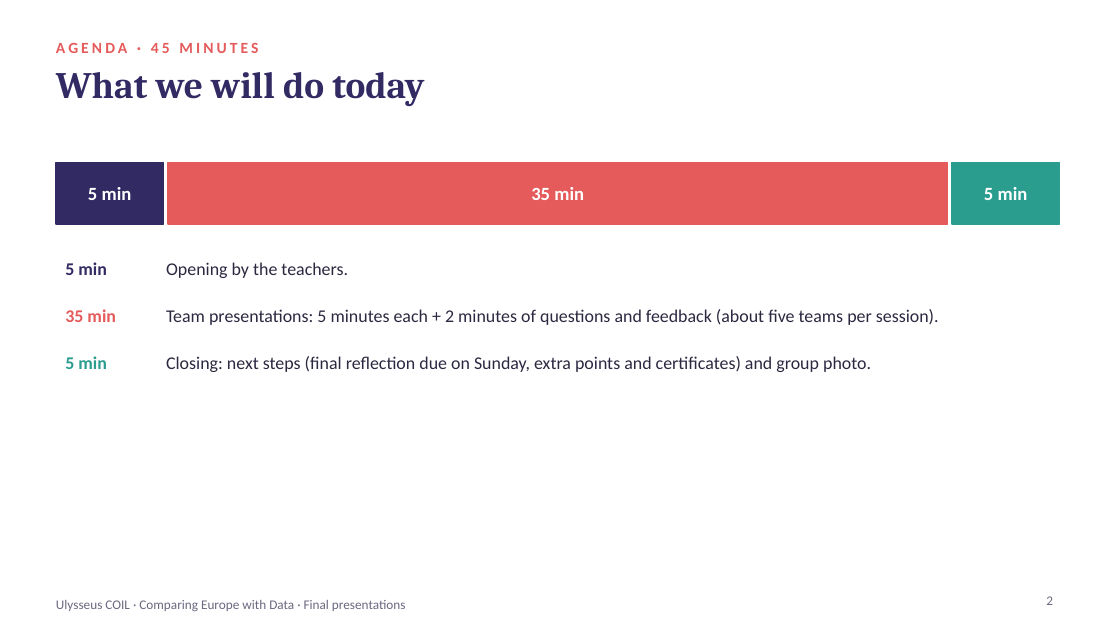
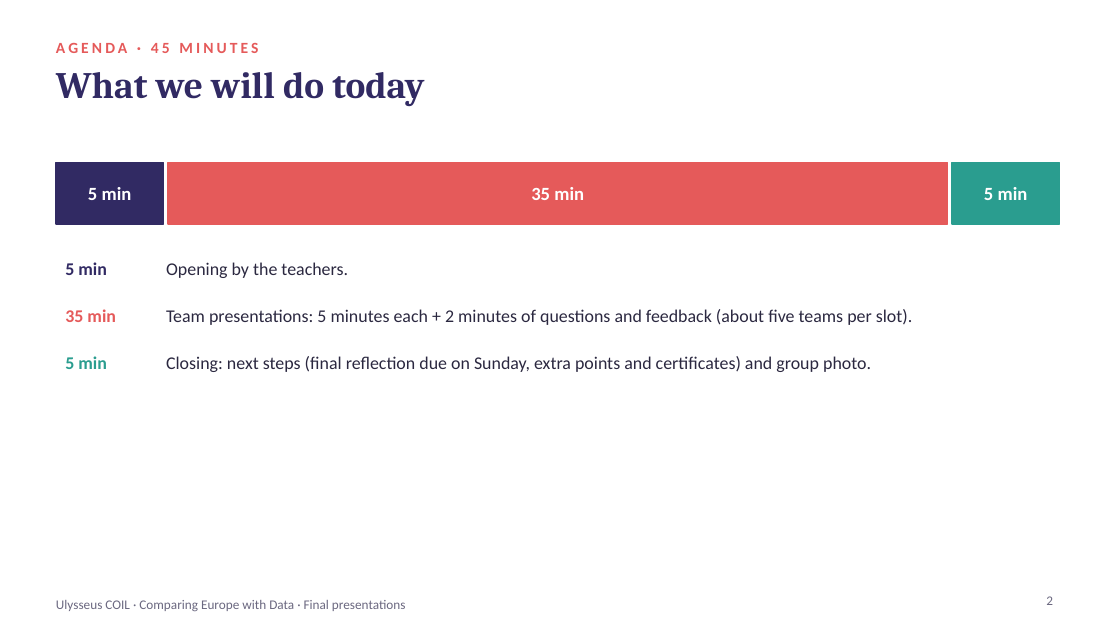
Before and after one commit to coil-europe/coil-europe.github.io, a slide deck: slide 2 of docs/slides/COIL_4_final_presentations.pptx. Drawn at 1120x630 pixels with LibreOffice and Linux fonts; fonts in the diff are those of the drawing. Boxes give left, top, right and bottom in pixels: in the first picture for what was removed or moved away, otherwise in the second. Text is boxed around its words. In the diff, an @@ line names an element or a change of style, - is before the commit and + after.

```diff
--- a/docs/slides/COIL_4_final_presentations.pptx
+++ b/docs/slides/COIL_4_final_presentations.pptx
@@ table at box(56, 246, 1064, 376) @@
-row 2, column 2: Team presentations: 5 minutes each + 2 minutes of questions and feedback (about five teams per session).
+row 2, column 2: Team presentations: 5 minutes each + 2 minutes of questions and feedback (about five teams per slot).
```
Also in this commit, not shown: 2 other slides changed, 16 other files.
